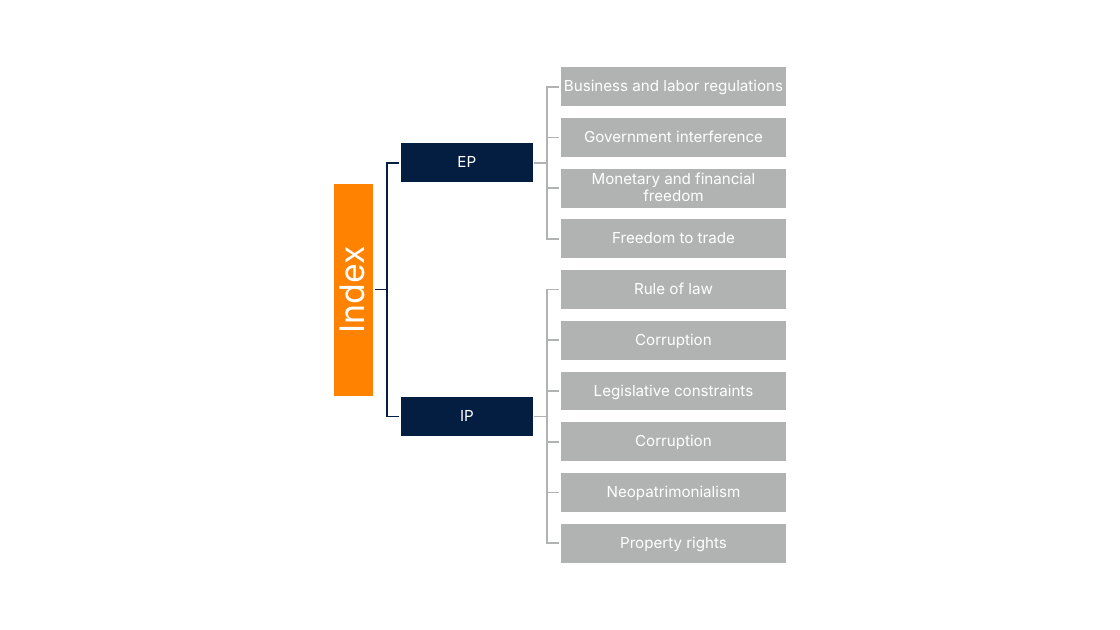
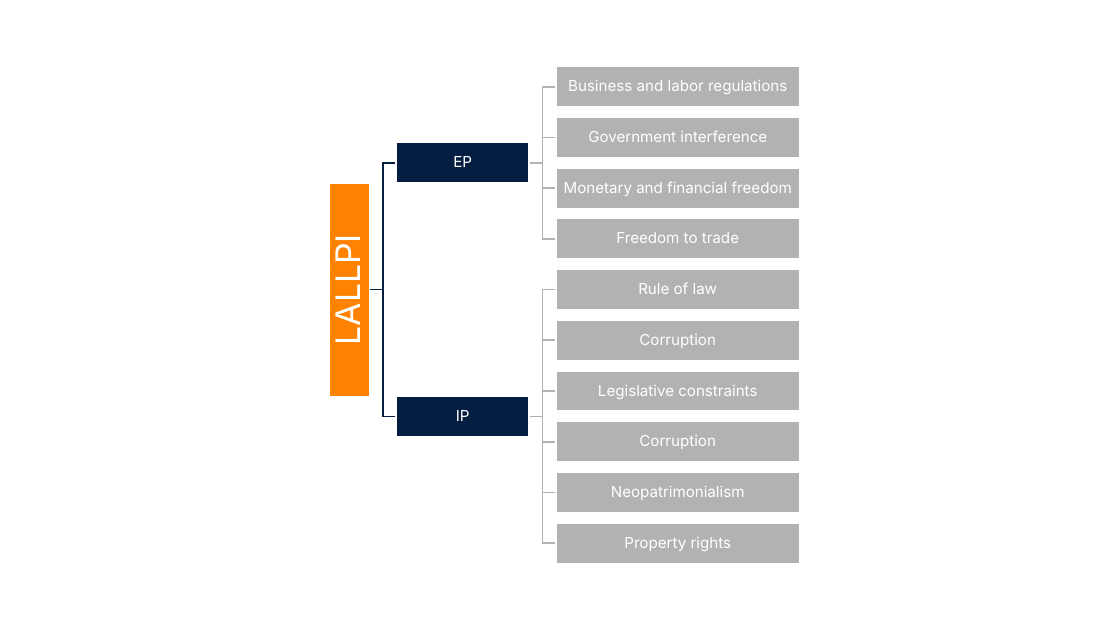
Before and after one commit to ncachanosky/LALLPI, a slide deck: slide 1 of images/assets.pptx. Drawn at 1120x630 pixels with LibreOffice and Linux fonts; fonts in the diff are those of the drawing. Boxes give left, top, right and bottom in pixels: in the first picture for what was removed or moved away, otherwise in the second. Text is boxed around its words. In the diff, an @@ line names an element or a change of style, - is before the commit and + after.

```diff
--- a/images/assets.pptx
+++ b/images/assets.pptx
@@ text "Business and labor regulations": place and size @@
-text "Business and labor regulations" at (564,80,783,94)
+text "Business and labor regulations" at (568,80,787,94)
@@ rectangle: place and size @@
-rectangle at (560,66,787,107)
+rectangle at (556,66,800,107)
@@ text "Government interference": place and size @@
-text "Government interference" at (584,130,763,142)
+text "Government interference" at (588,131,767,142)
@@ rectangle: place and size @@
-rectangle at (560,117,787,157)
+rectangle at (556,117,800,157)
@@ text "Monetary and financial freedom" rewrapped from (592,173,755,201) to (564,182,792,196) @@
@@ rectangle: place and size @@
-rectangle at (560,168,787,208)
+rectangle at (556,168,800,208)
@@ text "Freedom to trade": place and size @@
-text "Freedom to trade" at (612,232,735,243)
+text "Freedom to trade" at (616,232,739,243)
@@ rectangle: place and size @@
-rectangle at (560,218,787,259)
+rectangle at (556,218,800,259)
@@ text added at (327,245,368,343), 29 pt, text #FFFFFF @@
+LALLPI
@@ text removed at (332,254,373,331) @@
-Index
@@ text "Rule of law": place and size @@
-text "Rule of law" at (634,283,713,294)
+text "Rule of law" at (638,283,718,294)
@@ rectangle: place and size @@
-rectangle at (560,270,787,310)
+rectangle at (556,270,800,310)
@@ text "Corruption": place and size @@
-text "Corruption" at (635,334,712,348)
+text "Corruption" at (639,334,716,348)
@@ rectangle: place and size @@
-rectangle at (560,320,787,360)
+rectangle at (556,320,800,360)
@@ text "Legislative constraints": place and size @@
-text "Legislative constraints" at (594,385,753,399)
+text "Legislative constraints" at (598,385,757,399)
@@ rectangle: place and size @@
-rectangle at (560,371,787,411)
+rectangle at (556,371,800,411)
@@ 12 freeform shapes, 3 rectangles, 2 texts: place and size @@
-12 freeform shapes, 3 rectangles, 2 texts at (334,87,560,544)
+12 freeform shapes, 3 rectangles, 2 texts at (329,87,556,544)
@@ text "Corruption": place and size @@
-text "Corruption" at (635,435,712,449)
+text "Corruption" at (639,435,716,449)
@@ rectangle: place and size @@
-rectangle at (560,422,787,462)
+rectangle at (556,422,800,462)
@@ text "Neopatrimonialism": place and size @@
-text "Neopatrimonialism" at (607,486,741,500)
+text "Neopatrimonialism" at (611,486,745,500)
@@ rectangle: place and size @@
-rectangle at (560,472,787,513)
+rectangle at (556,472,800,513)
@@ text "Property rights": place and size @@
-text "Property rights" at (620,537,727,551)
+text "Property rights" at (624,537,732,551)
@@ rectangle: place and size @@
-rectangle at (560,523,787,564)
+rectangle at (556,523,800,564)
```
Also in this commit, not shown: 10 other files.
